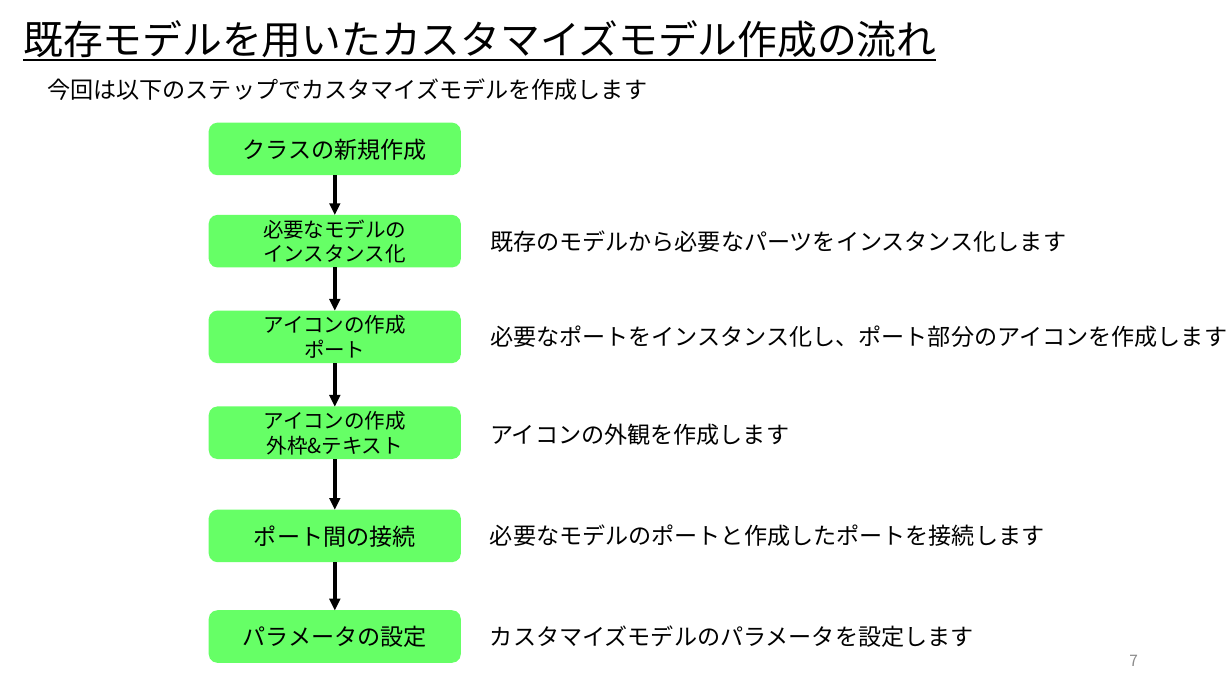
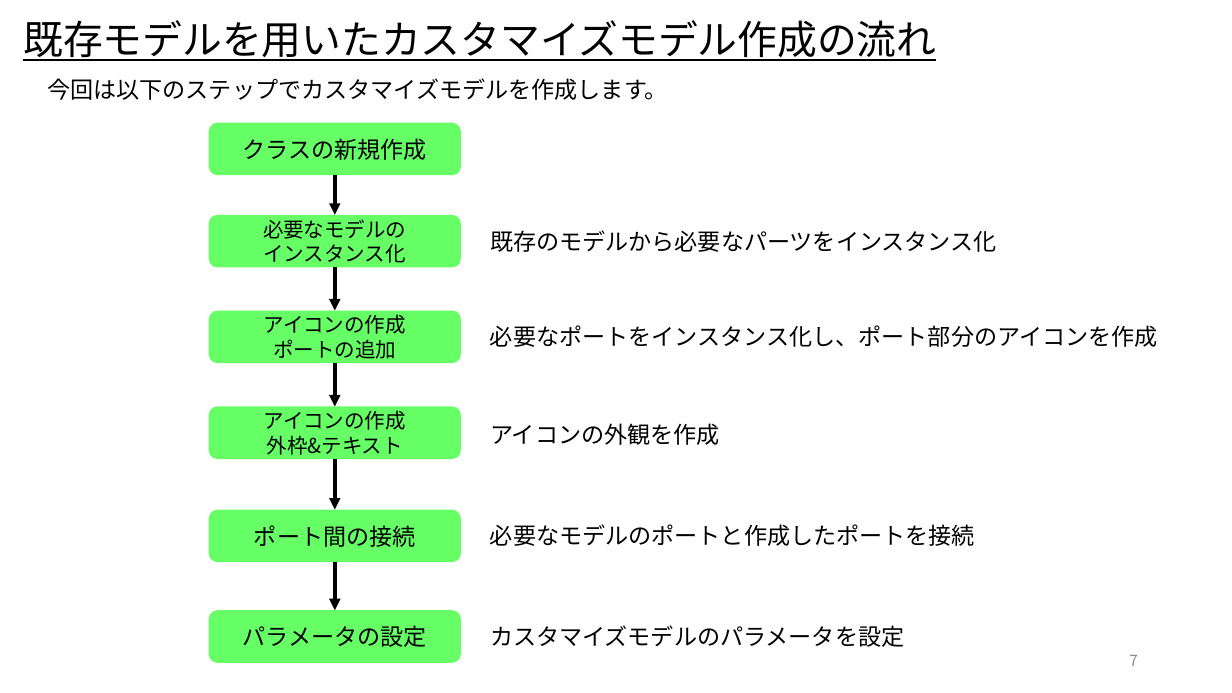
Before and after one commit to UedaShigenori/OpenModelica_Tutorials_Ja, a slide deck: slide 7 of 4_CustomizeModel2_ParallelSprings/OpenModelica_Tutorials_4.pptx. Drawn at 1232x693 pixels with LibreOffice and Linux fonts; fonts in the diff are those of the drawing. Boxes give left, top, right and bottom in pixels: in the first picture for what was removed or moved away, otherwise in the second. Text is boxed around its words. In the diff, an @@ line names an element or a change of style, - is before the commit and + after.

```diff
--- a/4_CustomizeModel2_ParallelSprings/OpenModelica_Tutorials_4.pptx
+++ b/4_CustomizeModel2_ParallelSprings/OpenModelica_Tutorials_4.pptx
@@ text at [47,78,668,100]: text changed @@
-今回は以下のステップでカスタマイズモデルを作成します
+今回は以下のステップでカスタマイズモデルを作成します。
@@ text at [490,230,997,252]: text changed @@
-既存のモデルから必要なパーツをインスタンス化します
+既存のモデルから必要なパーツをインスタンス化
@@ text at [490,325,1158,347]: text changed @@
-必要なポートをインスタンス化し、ポート部分のアイコンを作成します
+必要なポートをインスタンス化し、ポート部分のアイコンを作成
@@ text in rounded rectangle at [273,339,396,359]: text changed @@
-ポート
+ポートの追加
@@ text at [490,423,720,445]: text changed @@
-アイコンの外観を作成します
+アイコンの外観を作成
@@ text at [490,524,975,546]: text changed @@
-必要なモデルのポートと作成したポートを接続します
+必要なモデルのポートと作成したポートを接続
@@ text at [490,625,904,647]: text changed @@
-カスタマイズモデルのパラメータを設定します
+カスタマイズモデルのパラメータを設定
```
Also in this commit, not shown: 21 other slides changed, 2 slides added, 17 other files.
